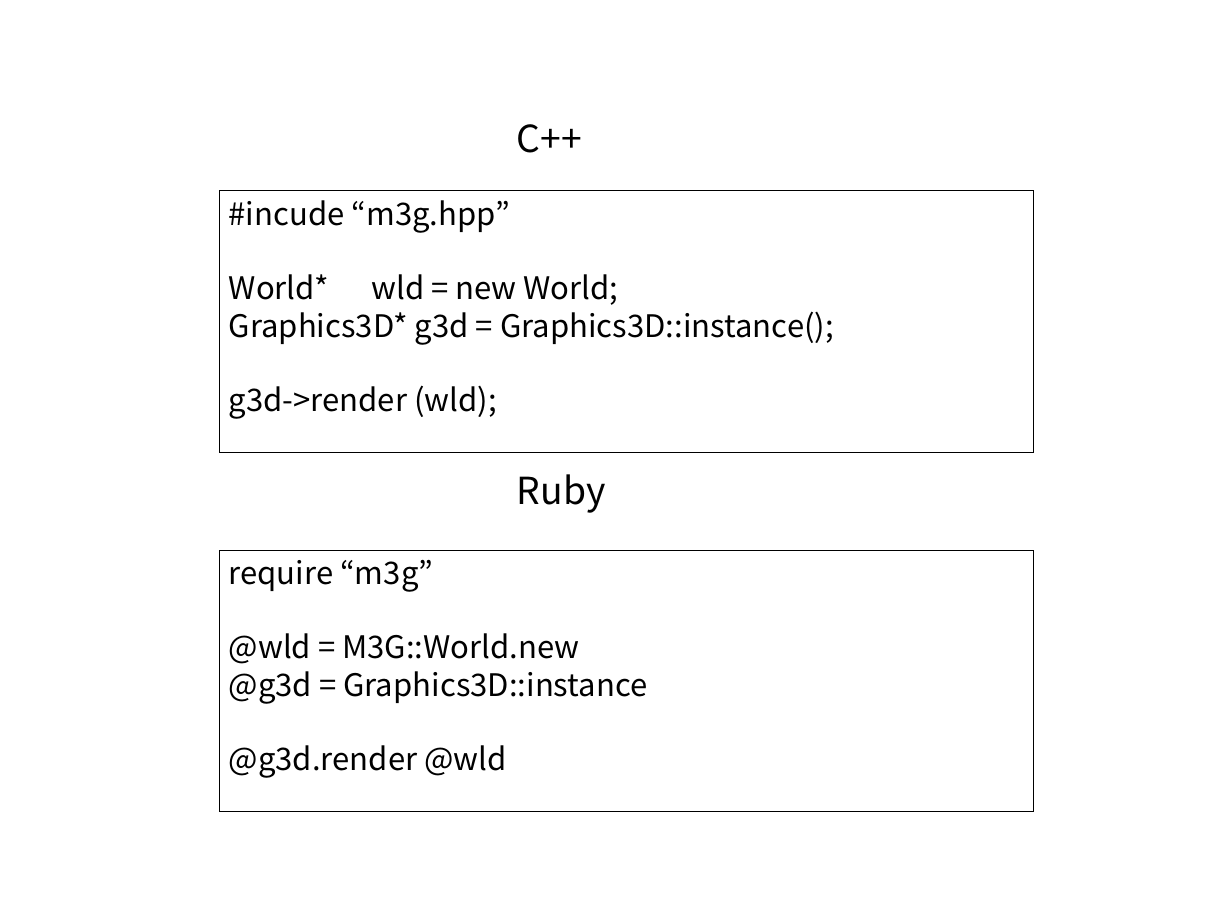
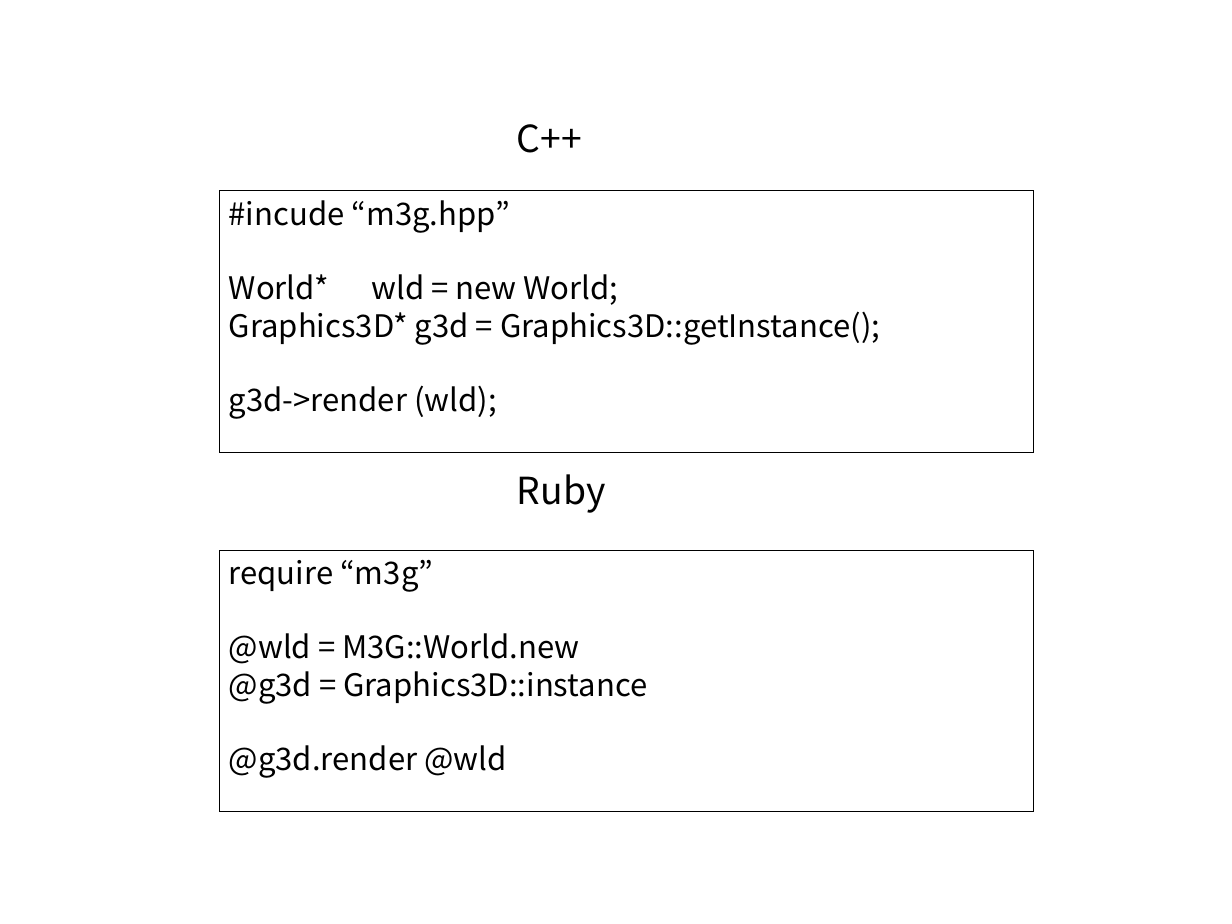
Before and after one commit to vadosnaprimer/desktop-m3g, a slide deck: slide 8 of doc/conference/Ruy会議2010-Ruby-M3G.odp. Drawn at 1232x924 pixels with LibreOffice and Linux fonts; fonts in the diff are those of the drawing. Boxes give left, top, right and bottom in pixels: in the first picture for what was removed or moved away, otherwise in the second. Text is boxed around its words. In the diff, an @@ line names an element or a change of style, - is before the commit and + after.

```diff
--- a/doc/conference/Ruy会議2010-Ruby-M3G.odp
+++ b/doc/conference/Ruy会議2010-Ruby-M3G.odp
@@ text in rectangle at [229,311,880,345]: text changed @@
-Graphics3D* g3d = Graphics3D::instance();
+Graphics3D* g3d = Graphics3D::getInstance();
```
Also in this commit, not shown: 2 other slides changed, 1 slide added, 2 other files.
